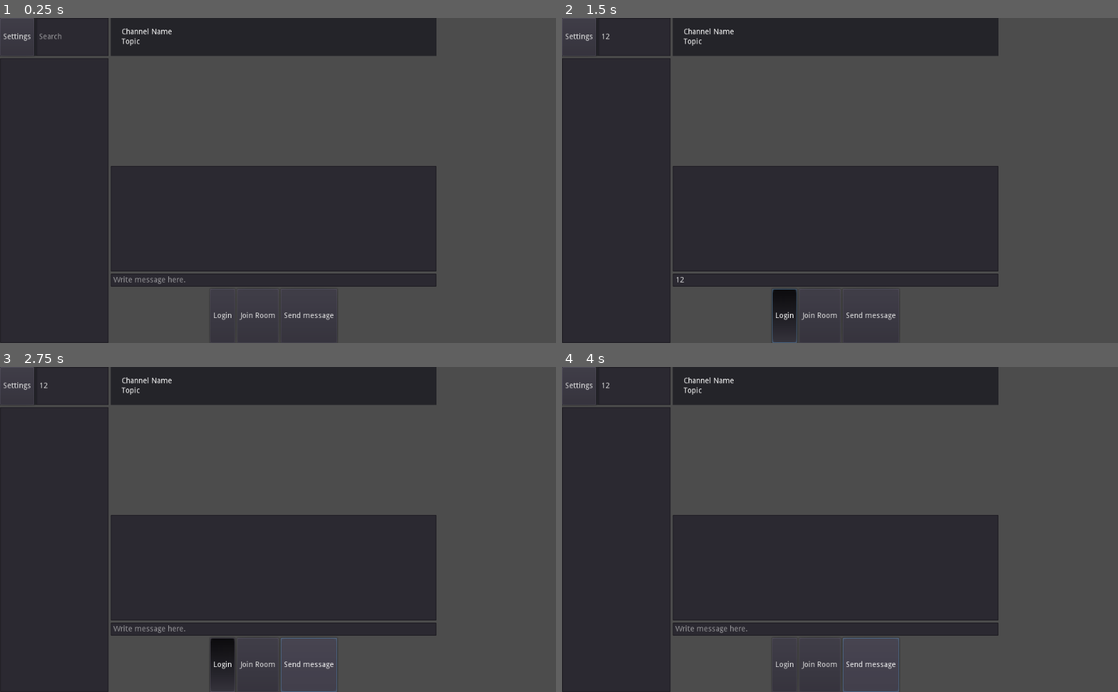
Above: before the commit, frames 1-4 (two rows, left to right).
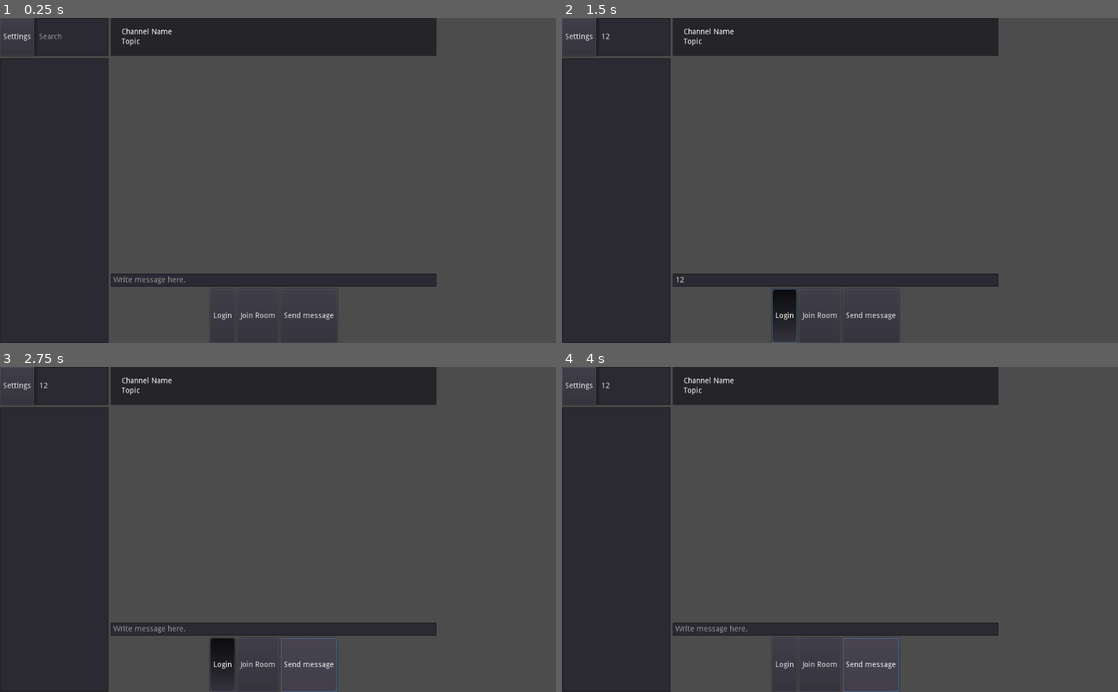
Above: after the commit, the same moments.

Repository: zachtyll/godot-matrix
Game: Godot game, scene res://Control.tscn
Two runs of this game, one before a commit and one after it. Both use one fixed random seed, a clock stepped at 60 frames per second and the inputs below.
Inputs (mouse positions are in pixels of both pictures, inside the frame that each line leads up to):
- Up to frame 1 (0.25 s): no input
- Up to frame 2 (1.5 s): click (634, 37) at 0.52 s; type "12" at 0.6 s; click (834, 281) at 0.75 s; type "12" at 0.83 s; click "Login" at 1.25 s
- Up to frame 3 (2.75 s): click "Send message" at 2 s
- Up to frame 4 (4 s): click "Login" at 2.75 s; click "Send message" at 3.5 s

The runs differ from the first frame. In frame 1, 19% of the frame differs, in the area x 19-79%, y 45-78%; in frame 2, 19%; in frame 3, 19%; in frame 4, 19%.
Error in both runs: Trying to assign value of type 'Nil' to a variable of type 'Dictionary'. (res://Matrix.gd:162)

Commit message:
The new chat window has been added with equal features to old.

Diff:
--- a/ChatWindow.gd
+++ b/ChatWindow.gd
@@ -18,77 +18,96 @@
 
 # warning-ignore:unused_argument
 func _compose_message_box(message_type : String, content : Dictionary):
-	var message_box = null
+	var message_box = m_text.instance()
 	match(content.get("type")):
 		"m.room.message":
 			match(content.get("content").get("msgtype")):
 				"m.text":
-					message_box = m_text.instance()
 					message_box.sender = content.get("sender")
-					message_box.body = content.get("content").get("body")
-					return message_box
+					message_box.body = (
+						"{body}".format(content.get("content"))
+						)
 				_:
-					print("Can only handle text right now!")
-					print("This is a: " + str(content.get("msgtype")))
+					message_box.body = (
+						"This is a: {msgtype}".format(content.get("msgtype"))
+					)
 		"m.room.guest_access":
 			if content.get("content").has("guest_access"):
-				message_box = m_text.instance()
 				message_box.sender = ""
-				message_box.body += "Guest access set to: "
-				message_box.body += content.get("content").get("guest_access")
-				return message_box
+				message_box.body = (
+					"Guest access set to: {guest_access}!".format(content.get("content"))
+					)
+
 			else:
-				print("Unexpected content block:")
-				print(content.get("content"))
-#		"m.room.member":
-#				message_line += content.get("content").get("displayname")
-#				message_line += " "
-#				message_line += content.get("content").get("membership")
-#				if content.get("content").has("room_alias_name"):
-#					message_line += " "
-#					message_line += content.get("content").get("room_alias_name")
-#		"m.room.create":
-#			message_line += content.get("content").get("creator")
-#			message_line += " created the room. Room version: "
-#			message_line += content.get("content").get("room_version")
-#		"m.room.history_visibility":
-#			message_line += "Message history set to: "
-#			message_line += content.get("content").get("history_visibility")
-#		"m.room.join_rules":
-#			# TODO : Fix the formatting to be like natural language.
-#			message_line += "Join rule set to: "
-#			message_line += content.get("content").get("join_rule")
-#		"m.room.canonical_alias":
-#			print("TODO : Implement m.room.canonical_alias")
-#			print(content.get("content"))
-#		"m.room.topic":
-#			print("TODO : Implement m.room.topic")
-#			if content.get("content").has("topic"):
+				message_box.sender = "WARNING: Unexpected message"
+				message_box.body = (
+					"Unexpected content block: {content}!".format(content.get("content"))
+					)
+		"m.room.member":
+				message_box.sender = ""
+				message_box.body = (
+					"{displayname} {membership}".format(content.get("content"))
+					)
+				if content.get("content").has("room_alias_name"):
+					message_box.body += " {room_alias_name}.".format(content.get("content"))
+		"m.room.create":
+			message_box.body = (
+				"{creator} created the room. Version: {room_version}".format(content.get("content"))
+			)
+		"m.room.history_visibility":
+			message_box.body = (
+				"Message history set to: {history_visibility}".format(content.get("content"))
+			)
+		"m.room.join_rules":
+			# TODO : Fix the formatting to be like natural language.
+			message_box.body = (
+				"Join rule set to: {join_rule}.".format(content.get("content"))
+			)
+		"m.room.canonical_alias":
+			message_box.sender = "TODO : Implement m.room.canonical_alias"
+			message_box.body = (
+				"{content}".format(content)
+			)
+		"m.room.topic":
+			if content.get("content").has("topic"):
 #				topic.text = content.get("content").get("topic")
-#				message_line += "The topic was set to: "
-#				message_line += content.get("content").get("topic")
-#		"m.room.name":
-#			message_line += "Room name set to: "
-#			message_line += content.get("content").get("name")
+				message_box.body = (
+					"The topic was set to: {topic}".format(content.get("content"))
+				)
+		"m.room.name":
+			message_box.body = (
+					"Room name set to: {name}".format(content.get("content"))
+				)
 #			channel_name.set_text(content.get("content").get("name"))
-#		"m.room.power_levels":
-#			print("TODO : Implement m.room.power_levels")
-#			print(content.get("content"))
-#		"m.room.encryption":
-#			# TODO : Figure out wether this statement is actually
-#			#	completely true.
-#			message_line += "Messages are encrypted with "
-#			message_line += content.get("content").get("algorithm")
-#		"m.room.encrypted":
-#			# TODO : Figure out how to solve decryption.
-#			#	Maybe this shouldn't even be decrypted?
-#			#	Spec is a little unclear.
-#			message_line += "This message is encrypted."
-#		"m.reaction":
-#			print("TODO : Implement m.reation")
-#			print(content.get("content"))
-#		"m.room.redaction":
-#			print("TODO : Implement m.redaction")
-#			print(content.get("content"))
+		"m.room.power_levels":
+			message_box.sender = "TODO : Implement m.room.power_levels"
+			message_box.body = (
+				"{content}".format(content)
+			)
+		"m.room.encryption":
+			# TODO : Figure out wether this statement is actually
+			#	completely true.
+			message_box.body = (
+					"Messages are encrypted with: {algorithm}".format(content.get("content"))
+				)
+		"m.room.encrypted":
+			# TODO : Figure out how to solve decryption.
+			#	Maybe this shouldn't even be decrypted?
+			#	Spec is a little unclear.
+			message_box.body = (
+					"This message is encrypted."
+				)
+		"m.reaction":
+			message_box.sender = "TODO : Implement m.reation"
+			message_box.body = (
+				"{content}".format(content)
+			)
+		"m.room.redaction":
+			message_box.sender = "TODO : Implement m.redaction"
+			message_box.body = (
+				"{content}".format(content)
+			)
 		_:
+			message_box = null
 			push_warning("Unhandled message in content block: " + str(content.get("type")))
+	return message_box
--- a/Control.gd
+++ b/Control.gd
@@ -163,11 +163,12 @@
 # Formats the received content block for display.
 # TODO : Move this code into a message factory node.
 func _format_chat(content : Dictionary) -> String:
+	chat_window.add_message(content.get("type"), content)
 	var message_line := ""
 	if not content == null:
 		match(content.get("type")):
 			"m.room.message":
-				chat_window.add_message("m.room.message", content)
+#				chat_window.add_message("m.room.message", content)
 				match(content.get("content").get("msgtype")):
 					"m.text":
 						message_line += content.get("sender") + ": "
--- a/Control.tscn
+++ b/Control.tscn
@@ -113,11 +113,12 @@
 anchor_bottom = 0.0
 margin_top = 74.0
 margin_right = 600.0
-margin_bottom = 269.0
+margin_bottom = 468.0
 size_flags_horizontal = 3
 size_flags_vertical = 3
 
 [node name="ItemList" type="ItemList" parent="Screen/MidSection"]
+visible = false
 margin_top = 273.0
 margin_right = 600.0
 margin_bottom = 468.0
--- a/MessageBoxes/MessagePanel.gd
+++ b/MessageBoxes/MessagePanel.gd
@@ -11,6 +11,6 @@
 
 
 func _ready():
-#	sender_name.append_bbcode(sender)
+	sender_name.append_bbcode(sender)
 	message_body.print_bbcode_message(body)
 	set_custom_minimum_size(Vector2(0, (message_body.get_line_count() * TEXT_SIZE) + HEADER_SIZE))
--- a/MessageBoxes/MessagePanel.tscn
+++ b/MessageBoxes/MessagePanel.tscn
@@ -46,8 +46,6 @@
 size_flags_horizontal = 3
 size_flags_vertical = 3
 bbcode_enabled = true
-bbcode_text = "[b]Kungpost[/b]"
-text = "Kungpost"
 scroll_active = false
 
 [node name="TimeStamp" type="RichTextLabel" parent="Padding/VBoxContainer/HBoxContainer"]
